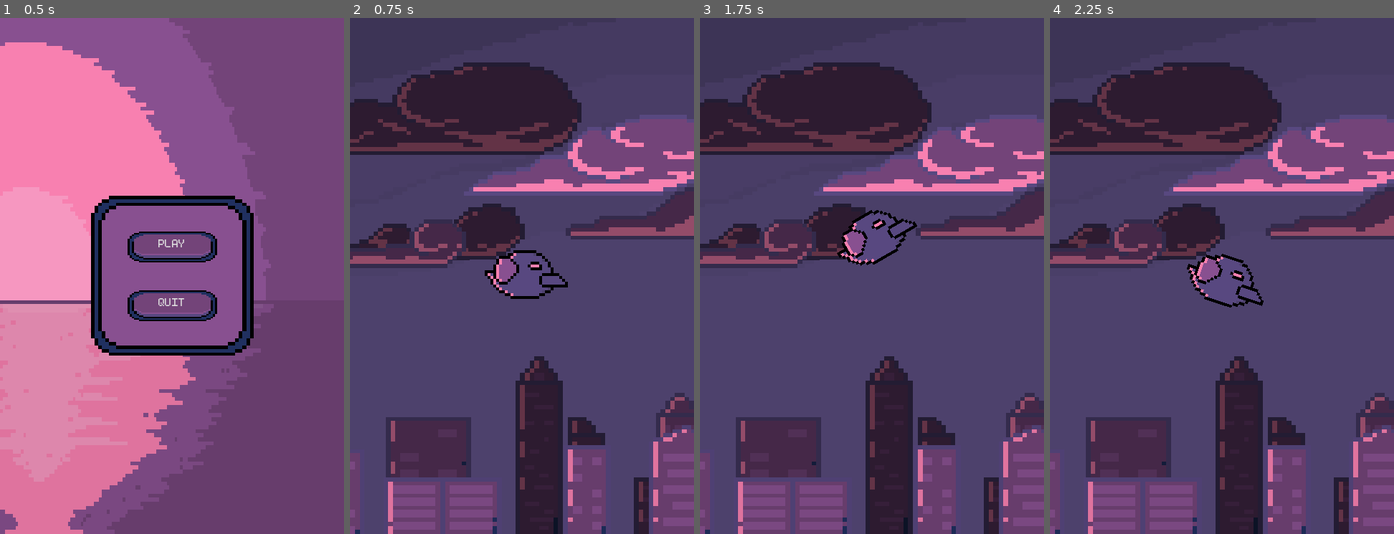
Above: before the commit, frames 1-4 (left to right).
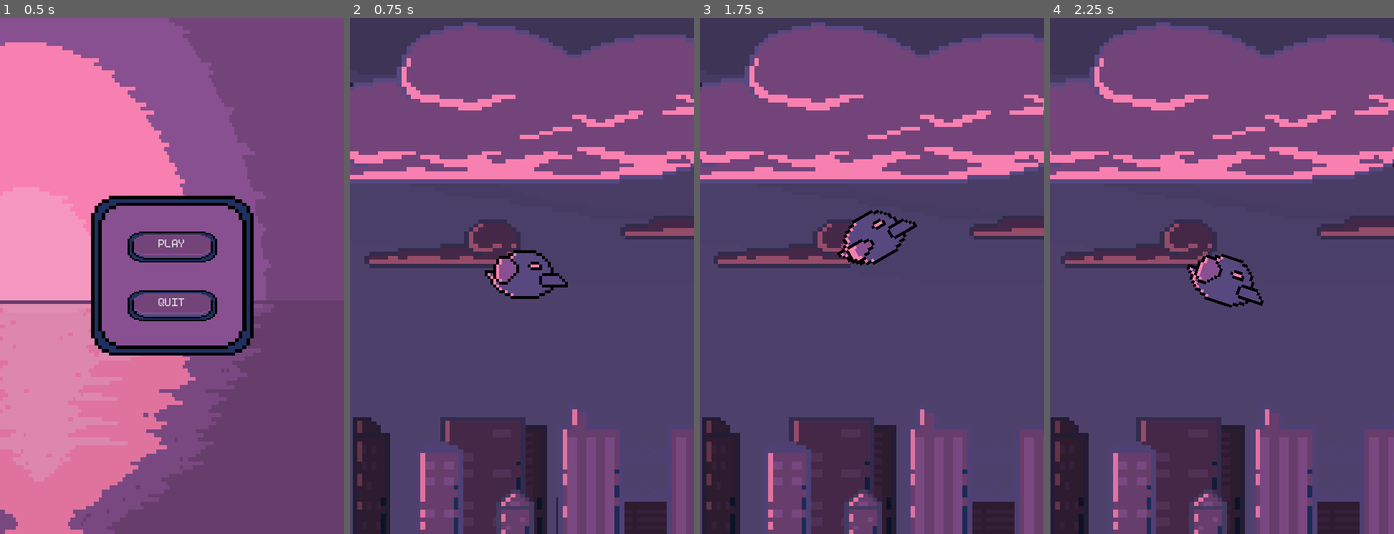
Above: after the commit, the same moments.

Repository: elensiel/Cozy-Bird
Game: Godot game, scene res://scene/main_menu.tscn
Two runs of this game, one before a commit and one after it. Both use one fixed random seed, a clock stepped at 60 frames per second and the inputs below.
Inputs:
- Up to frame 1 (0.5 s): no input
- Up to frame 2 (0.75 s): click "PLAY" at 0.5 s
- Up to frame 3 (1.75 s): tap Enter at 1.25 s; tap Space (jump) at 1.52 s
- Up to frame 4 (2.25 s): no input

Frame 1 is identical in both runs. In frame 2, 46% of the frame differs, in the area x 0-100%, y 0-100%; in frame 3, 46%; in frame 4, 45%.

Commit message:
dami kong nagawa - main game mechanics added, kulang nlng ng dead state - removed 'camera2d', randomized 'parabg' 'scroll base offset' instead - bird fap--este flap added - ayy ung 'qfree' ng pillar hehe

Diff:
--- a/project.godot
+++ b/project.godot
@@ -41,9 +41,9 @@
 
 [layer_names]
 
-2d_physics/layer_1="PLayer"
+2d_physics/layer_1="Player"
 2d_physics/layer_2="Pillar"
-2d_physics/layer_3="Dead Zone"
+2d_physics/layer_3="Despawner"
 2d_physics/layer_4="Wall"
 
 [rendering]
--- a/scene/game_loop.tscn
+++ b/scene/game_loop.tscn
@@ -10,15 +10,17 @@
 [ext_resource type="Texture2D" uid="uid://c761i3tkn46i7" path="res://sprite/background/clouds_front.png" id="7_ff34c"]
 [ext_resource type="Script" path="res://script/player.gd" id="9_ejq5o"]
 [ext_resource type="Texture2D" uid="uid://cryvuk2hpgm81" path="res://sprite/crow 64x64.png" id="10_wwn0w"]
-[ext_resource type="Script" path="res://script/pillar_spawner.gd" id="11_p7cnv"]
+[ext_resource type="Script" path="res://script/pillar_spawn_machine.gd" id="11_p7cnv"]
 
 [sub_resource type="GDScript" id="GDScript_4pash"]
 resource_name = "ParaBG"
 script/source = "extends ParallaxBackground
 
+func _ready() -> void:
+	scroll_base_offset.x = randi() % 2000
+
 func _process(delta: float) -> void:
-	if owner.current_state == GameStateMachine.GameState.RUNNING:
-		scroll_offset.x -= 20 * delta
+	scroll_offset.x -= 20.0 * delta
 "
 
 [sub_resource type="CapsuleShape2D" id="CapsuleShape2D_50no6"]
@@ -36,62 +38,66 @@
 
 [sub_resource type="WorldBoundaryShape2D" id="WorldBoundaryShape2D_6wsfg"]
 
+[sub_resource type="WorldBoundaryShape2D" id="WorldBoundaryShape2D_abmoc"]
+
 [node name="GameLoop" type="Node"]
 script = ExtResource("1_cv2ha")
 
 [node name="ParallaxBackground" type="ParallaxBackground" parent="."]
 follow_viewport_enabled = true
+scroll_ignore_camera_zoom = true
 script = SubResource("GDScript_4pash")
 
-[node name="Layer3" type="ParallaxLayer" parent="ParallaxBackground"]
+[node name="Back" type="ParallaxLayer" parent="ParallaxBackground"]
 motion_scale = Vector2(0.2, 1)
 motion_mirroring = Vector2(1745, 2.08189e-12)
 
-[node name="Buildings" type="Sprite2D" parent="ParallaxBackground/Layer3"]
+[node name="Buildings" type="Sprite2D" parent="ParallaxBackground/Back"]
 scale = Vector2(0.660985, 0.5625)
 texture = ExtResource("1_0h1g6")
 centered = false
 
-[node name="Clouds" type="Sprite2D" parent="ParallaxBackground/Layer3"]
+[node name="Clouds" type="Sprite2D" parent="ParallaxBackground/Back"]
 scale = Vector2(0.660985, 0.5625)
 texture = ExtResource("2_4itqu")
 centered = false
 
-[node name="Layer2" type="ParallaxLayer" parent="ParallaxBackground"]
+[node name="Middle" type="ParallaxLayer" parent="ParallaxBackground"]
 motion_scale = Vector2(0.4, 1)
 motion_mirroring = Vector2(1745, 2.08189e-12)
 
-[node name="Buildings" type="Sprite2D" parent="ParallaxBackground/Layer2"]
+[node name="Buildings" type="Sprite2D" parent="ParallaxBackground/Middle"]
 scale = Vector2(0.660985, 0.5625)
 texture = ExtResource("3_wt5tx")
 centered = false
 
-[node name="Clouds" type="Sprite2D" parent="ParallaxBackground/Layer2"]
+[node name="Clouds" type="Sprite2D" parent="ParallaxBackground/Middle"]
 scale = Vector2(0.660985, 0.5625)
 texture = ExtResource("4_htqwx")
 centered = false
 
-[node name="Layer1" type="ParallaxLayer" parent="ParallaxBackground"]
+[node name="Front" type="ParallaxLayer" parent="ParallaxBackground"]
 motion_scale = Vector2(0.7, 1)
 motion_mirroring = Vector2(1745, 2.08189e-12)
 
-[node name="Buildings" type="Sprite2D" parent="ParallaxBackground/Layer1"]
+[node name="Buildings" type="Sprite2D" parent="ParallaxBackground/Front"]
 scale = Vector2(0.660985, 0.5625)
 texture = ExtResource("5_xbq0l")
 centered = false
 
-[node name="Main" type="Sprite2D" parent="ParallaxBackground/Layer1"]
+[node name="Main" type="Sprite2D" parent="ParallaxBackground/Front"]
 z_index = -51
 scale = Vector2(0.660985, 0.5625)
 texture = ExtResource("6_d8w1d")
 centered = false
 
-[node name="Clouds" type="Sprite2D" parent="ParallaxBackground/Layer1"]
+[node name="Clouds" type="Sprite2D" parent="ParallaxBackground/Front"]
 scale = Vector2(0.660985, 0.5625)
 texture = ExtResource("7_ff34c")
 centered = false
 
 [node name="Player" type="CharacterBody2D" parent="."]
+top_level = true
 position = Vector2(240, 360)
 collision_mask = 14
 script = ExtResource("9_ejq5o")
@@ -118,16 +124,21 @@
 position = Vector2(0, 720)
 shape = SubResource("WorldBoundaryShape2D_6wsfg")
 
-[node name="Camera2D" type="Camera2D" parent="."]
-unique_name_in_owner = true
-position = Vector2(240, 360)
-
-[node name="PillarSpawner" type="Node" parent="."]
+[node name="PillarSpawnMachine" type="Node" parent="."]
 script = ExtResource("11_p7cnv")
 
-[node name="Timer" type="Timer" parent="PillarSpawner"]
-wait_time = 4.0
+[node name="Timer" type="Timer" parent="PillarSpawnMachine"]
+wait_time = 3.5
 autostart = true
 
+[node name="Despawn" type="Area2D" parent="PillarSpawnMachine"]
+collision_layer = 4
+collision_mask = 2
+
+[node name="CollisionShape2D" type="CollisionShape2D" parent="PillarSpawnMachine/Despawn"]
+rotation = 1.5708
+shape = SubResource("WorldBoundaryShape2D_abmoc")
+
 [connection signal="body_entered" from="Walls" to="Walls" method="_on_body_entered"]
-[connection signal="timeout" from="PillarSpawner/Timer" to="PillarSpawner" method="_on_timer_timeout"]
+[connection signal="timeout" from="PillarSpawnMachine/Timer" to="PillarSpawnMachine" method="_on_timer_timeout"]
+[connection signal="area_entered" from="PillarSpawnMachine/Despawn" to="PillarSpawnMachine" method="_on_despawn_area_entered"]
--- a/scene/pillar.tscn
+++ b/scene/pillar.tscn
@@ -1,7 +1,9 @@
-[gd_scene load_steps=5 format=3 uid="uid://cug3hcoxv8hxn"]
+[gd_scene load_steps=6 format=3 uid="uid://cug3hcoxv8hxn"]
 
 [ext_resource type="Texture2D" uid="uid://ddvsln81cwkrj" path="res://sprite/pillar.png" id="1_o4pqh"]
 [ext_resource type="Script" path="res://script/pillar.gd" id="1_oxuv4"]
+
+[sub_resource type="WorldBoundaryShape2D" id="WorldBoundaryShape2D_y0pb6"]
 
 [sub_resource type="RectangleShape2D" id="RectangleShape2D_etfxw"]
 size = Vector2(370, 1250)
@@ -10,8 +12,8 @@
 size = Vector2(470, 170)
 
 [node name="Pillar" type="Area2D"]
+position = Vector2(0, 1)
 collision_layer = 2
-collision_mask = 5
 script = ExtResource("1_oxuv4")
 metadata/_edit_horizontal_guides_ = [0.0]
 
@@ -26,23 +28,34 @@
 texture = ExtResource("1_o4pqh")
 flip_v = true
 
-[node name="CollisionShape2D" type="CollisionShape2D" parent="."]
+[node name="Score" type="CollisionShape2D" parent="."]
+rotation = -1.5708
+shape = SubResource("WorldBoundaryShape2D_y0pb6")
+
+[node name="Kill" type="Area2D" parent="."]
+collision_layer = 2
+collision_mask = 5
+
+[node name="CollisionShape2D" type="CollisionShape2D" parent="Kill"]
 position = Vector2(-1.50001, -410)
 scale = Vector2(0.3, 0.4)
 shape = SubResource("RectangleShape2D_etfxw")
 
-[node name="CollisionShape2D3" type="CollisionShape2D" parent="."]
+[node name="CollisionShape2D3" type="CollisionShape2D" parent="Kill"]
 position = Vector2(-2, 410)
 scale = Vector2(0.3, 0.4)
 shape = SubResource("RectangleShape2D_etfxw")
 
-[node name="CollisionShape2D2" type="CollisionShape2D" parent="."]
+[node name="CollisionShape2D2" type="CollisionShape2D" parent="Kill"]
 position = Vector2(-1.5, -130)
 scale = Vector2(0.3, 0.4)
 shape = SubResource("RectangleShape2D_k2dl1")
 
-[node name="CollisionShape2D4" type="CollisionShape2D" parent="."]
+[node name="CollisionShape2D4" type="CollisionShape2D" parent="Kill"]
 position = Vector2(-2, 130)
 rotation = 3.14159
 scale = Vector2(0.3, 0.4)
 shape = SubResource("RectangleShape2D_k2dl1")
+
+[connection signal="body_exited" from="." to="." method="_on_body_exited"]
+[connection signal="body_entered" from="Kill" to="." method="_on_kill_body_entered"]
--- a/script/game_loop.gd
+++ b/script/game_loop.gd
@@ -1,10 +1,10 @@
 extends Node
 class_name GameStateMachine
 
-## REFERENCES
-@onready var player: CharacterBody2D = get_node("Player")
-@onready var parallax: ParallaxBackground = get_node("ParallaxBackground")
-@onready var timer: Timer = $PillarSpawner/Timer
+## REFERENCESa
+@onready var timer: Timer = $PillarSpawnMachine/Timer
+@onready var parallax: ParallaxBackground = $ParallaxBackground
+@onready var player: CharacterBody2D = $Player
 
 
 ## VARIABLES
@@ -39,6 +39,8 @@
 		GameState.PAUSED:
 			# run player physics
 			player.set_physics_process(false)
+			# pause parallax scrolling on start
+			parallax.set_process(false)
 		GameState.RUNNING:
 			# run parallax scrolling
 			parallax.set_process(true)
--- a/script/pillar.gd
+++ b/script/pillar.gd
@@ -1,9 +1,15 @@
 extends Area2D
 
+@onready var main := get_parent().get_parent() as GameStateMachine
+
 func _physics_process(delta: float) -> void:
-	if owner.current_state == GameStateMachine.GameState.RUNNING:
+	if main.current_state == GameStateMachine.GameState.RUNNING:
 		position.x -= 100 * delta
 
-## TODO -- kill and score
-func _kill(body: CharacterBody2D) -> void:
+## KILL
+func _on_kill_body_entered(body: Node2D) -> void:
+	main.set_state(GameStateMachine.GameState.DEAD)
+
+## SCORE
+func _on_body_exited(body: Node2D) -> void:
 	pass
--- /dev/null
+++ b/script/pillar_spawn_machine.gd
@@ -0,0 +1,22 @@
+extends Node
+class_name PillarSpawnMachine
+
+@onready var pillar: PackedScene = preload("res://scene/pillar.tscn")
+@onready var despawn: Area2D = $Despawn
+
+var pillar_temp: Area2D
+
+func _ready() -> void:
+	despawn.position.x -= get_viewport().get_visible_rect().size.x / 2
+
+func _spawn_pillar() -> void:
+	pillar_temp = pillar.instantiate()
+	pillar_temp.position.x = get_viewport().get_visible_rect().end.x + 200
+	pillar_temp.position.y = randf_range(180, 480 - 40)
+	add_child(pillar_temp)
+
+func _on_timer_timeout() -> void:
+	_spawn_pillar()
+
+func _on_despawn_area_entered(area: Area2D) -> void:
+	area.get_parent().queue_free()
--- a/script/pillar_spawner.gd
+++ /dev/null
@@ -1,13 +0,0 @@
-extends Node
-class_name PillarSpawner
-
-@onready var pillar: PackedScene = preload("res://scene/pillar.tscn")
-
-func _spawn_pillar() -> void:
-	var pillar_temp := pillar.instantiate()
-	pillar_temp.position.x = get_viewport().get_visible_rect().end.x + 150
-	pillar_temp.position.y = randf_range(80, 480 - 80)
-	add_child(pillar_temp)
-
-func _on_timer_timeout() -> void:
-	_spawn_pillar()
--- a/script/player.gd
+++ b/script/player.gd
@@ -2,18 +2,11 @@
 
 @onready var main: Node = owner as GameStateMachine
 @onready var sprite: Sprite2D = $Sprite2D
-@onready var camera: Camera2D = %Camera2D
 
 const JUMP_VELOCITY := -350.0
 var gravity = ProjectSettings.get_setting("physics/2d/default_gravity")
 var fall_speed: int = 500
 var rotation_speed: float = 0.04
-
-func _ready() -> void:
-	var rand_pos = randi() % 1505
-
-	position.x += rand_pos
-	camera.position.x += rand_pos
 
 func _input(event: InputEvent) -> void:
 	if event.is_action_pressed("jump"):
@@ -38,3 +31,4 @@
 func _jump() -> void:
 	velocity.y = JUMP_VELOCITY
 	rotation = deg_to_rad(-30)
+	sprite.frame = 1
Not shown: 1 places in scene/game_loop.tscn that only renumber resources
